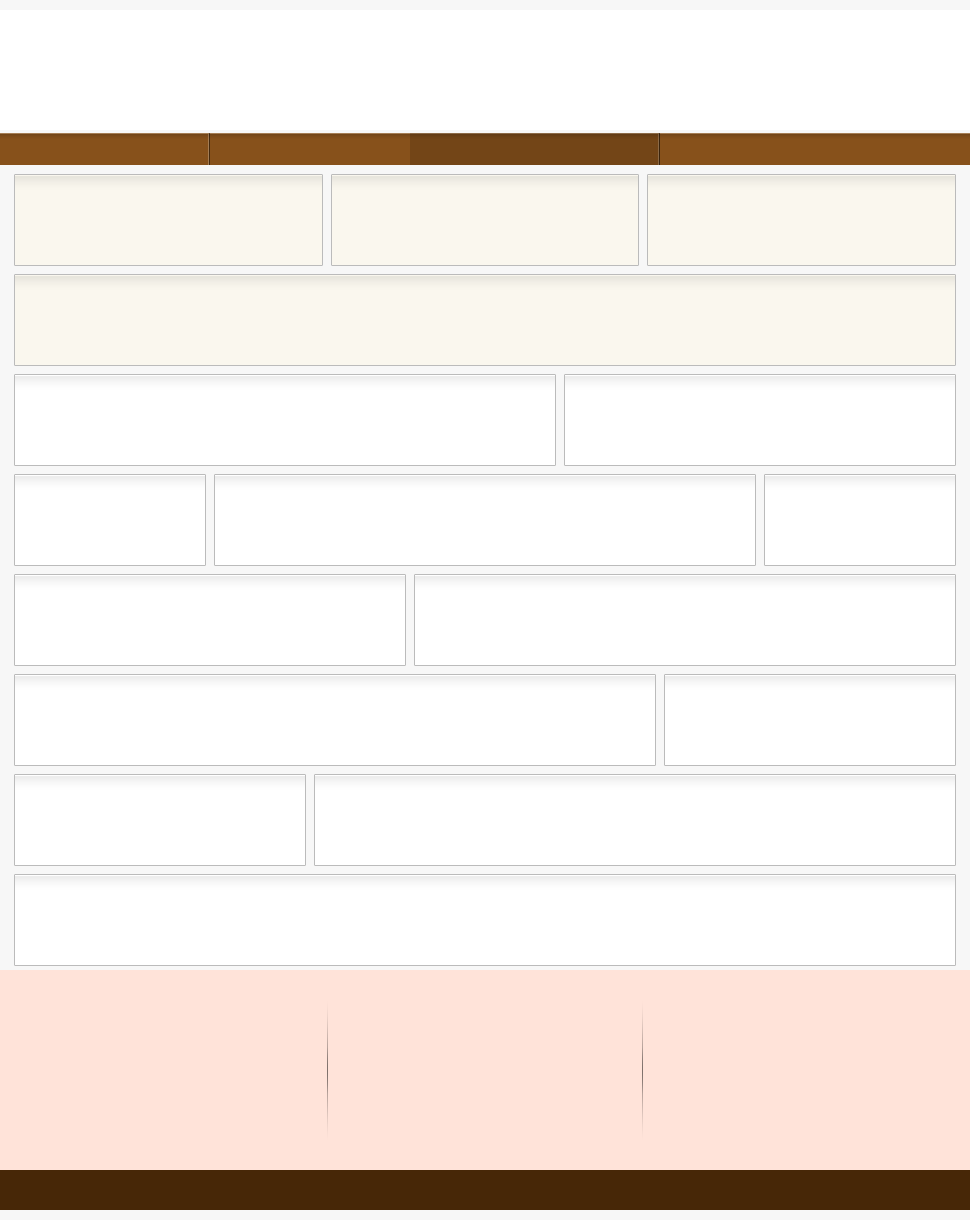
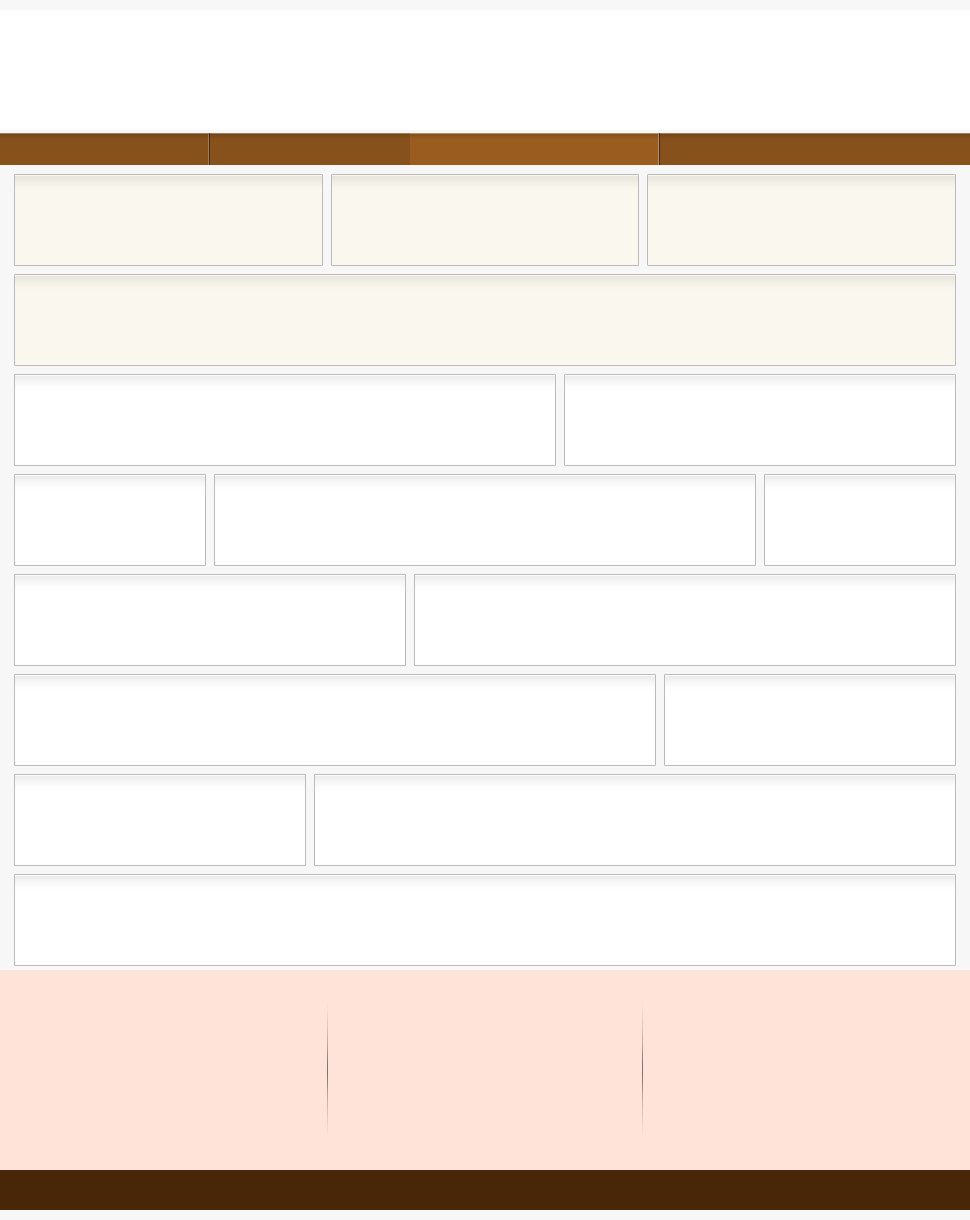
Layer changes from the first 970 × 1220 image to the second:
"navbar - active": blend multiply → color dodge, painted on it over bbox(410, 133, 660, 165)
